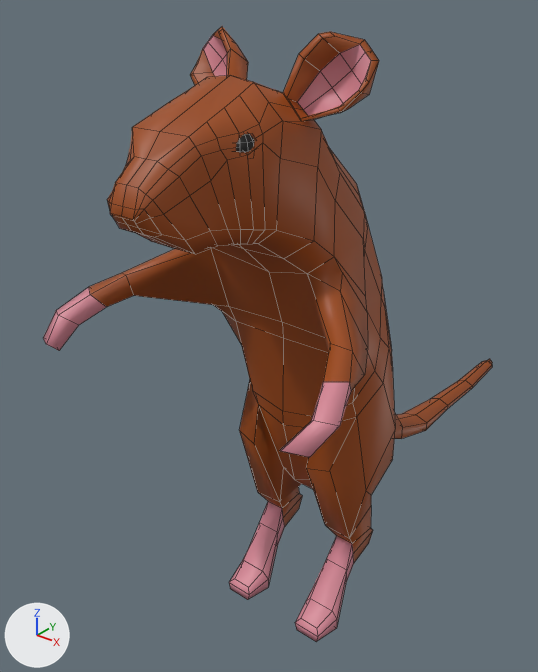
An edit to the Blender file Assets/Models/Mice/mice.blend, drawn before and after from the same camera.
The view is the same before and after, from a camera (50 mm lens) standing at (0.143, -0.194, 0.242) and looking at (-0.034, 0.028, 0.105). Lighting does not change. The marker at lower left points along +X, +Y and +Z. Mesh edges are drawn as thin lines.

In view in the first picture: 'Mouse'.
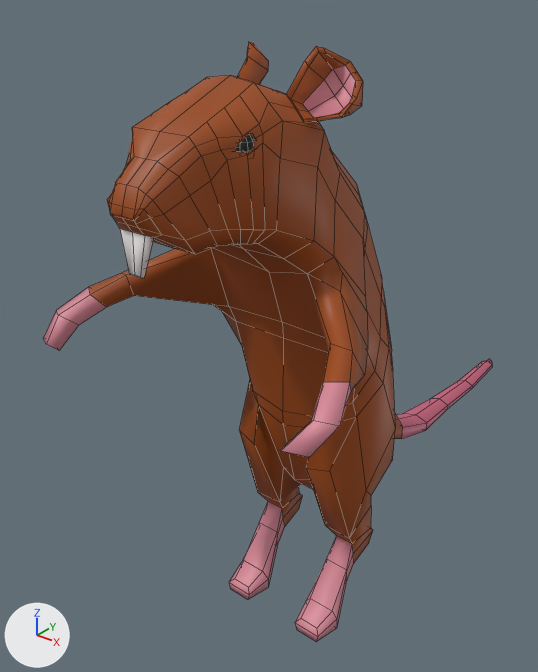
The newer file is also rescaled (x1.585) as a whole; pictures and numbers use the older file's frame.

The change, as JSON lines over the scene's bpy script:
```json
{"block": "me_cube_002", "where": "# used by ob_mouse; location = (0.0, 0.0, 0.0)"}
{"op": "remove", "block": "me_cube_002", "code": "me_cube_002.from_pydata(...)  # 735 vertices, 752 faces; spans x -0.058..0.058, y -0.074..0.195, z 0.001..0.228"}
{"op": "add", "block": "me_cube_002", "code": "me_cube_002.from_pydata(...)  # 741 vertices, 758 faces; spans x -0.058..0.058, y -0.074..0.195, z 0.001..0.224"}
{"block": "me_cube_002", "change": "me_cube_002 part 1"}
{"block": "me_cube_002", "change": "2 faces are deleted"}
{"block": "me_cube_002", "change": "6 vertices are added at (0.002, -0.071, 0.17), (0.0, -0.071, 0.17), (-0.002, -0.071, 0.17), (0.002, -0.07, 0.169), (0.0, -0.07, 0.169), (-0.002, -0.07, 0.169)"}
{"block": "me_cube_002", "change": "8 new faces join them"}
{"block": "me_cube_002", "change": "me_cube_002 part 2"}
{"block": "me_cube_002", "change": "4 vertices are removed from x -0.019..0.019, y -0.015..-0.009, z 0.207..0.213"}
{"block": "me_cube_002", "change": "24 faces are deleted"}
{"block": "me_cube_002", "change": "6 vertices in x -0.017..0.017, y -0.022..-0.021, z 0.205..0.212 move by (0.0, 0.002, 0.0)"}
{"block": "me_cube_002", "change": "4 vertices in x -0.016..0.016, y -0.021, z 0.206..0.211 move by (0.0, 0.002, -0.001)"}
{"block": "me_cube_002", "change": "4 vertices in x -0.018..0.018, y -0.021..-0.012, z 0.202..0.209 move by (0.0, 0.001, -0.001)"}
{"block": "me_cube_002", "change": "4 vertices in x 0.027..0.032, y -0.009..-0.007, z 0.221..0.226 move by (-0.01, 0.009, -0.007)"}
{"block": "me_cube_002", "change": "4 vertices in x -0.032..-0.027, y -0.009..-0.007, z 0.221..0.226 move by (0.01, 0.009, -0.007)"}
{"block": "me_cube_002", "change": "3 vertices in x 0.02..0.024, y -0.013..-0.008, z 0.218..0.227 move by (-0.007, 0.008, -0.005)"}
{"block": "me_cube_002", "change": "63 vertices move from x -0.032..0.032, y -0.046..-0.006, z 0.204..0.228 to x -0.026..0.026, y -0.046..0.002, z 0.204..0.224"}
{"block": "me_cube_002", "change": "4 vertices are added at (0.013, -0.009, 0.205), (0.012, -0.011, 0.206), (-0.013, -0.009, 0.205), (-0.012, -0.011, 0.206)"}
{"block": "me_cube_002", "change": "24 new faces join them"}
{"block": "me_cube_002", "change": "me_cube_002 part 3: 32 kept faces spanning x -0.007..0.007, y 0.077..0.195, z 0.03..0.051 get new texture (UV) coordinates"}
```

Location of each change, (x1, y1, x2, y2) in pixels of the pictures (538 x 672 px; the box of a moved part takes in the faces that stretch with it):
```json
{"object": "Mouse", "change": "reshaped", "before": [43, 27, 492, 642], "after": [43, 42, 492, 642]}
{"part": 1, "of": "me_cube_002", "change": "built on", "after": [120, 229, 154, 278]}
{"part": 2, "of": "me_cube_002", "change": "moved or reshaped", "before": [190, 27, 379, 199], "after": [207, 42, 363, 199]}
{"part": 3, "of": "me_cube_002", "change": "surface changed", "before": [396, 359, 492, 438], "after": [396, 359, 492, 438]}
```
